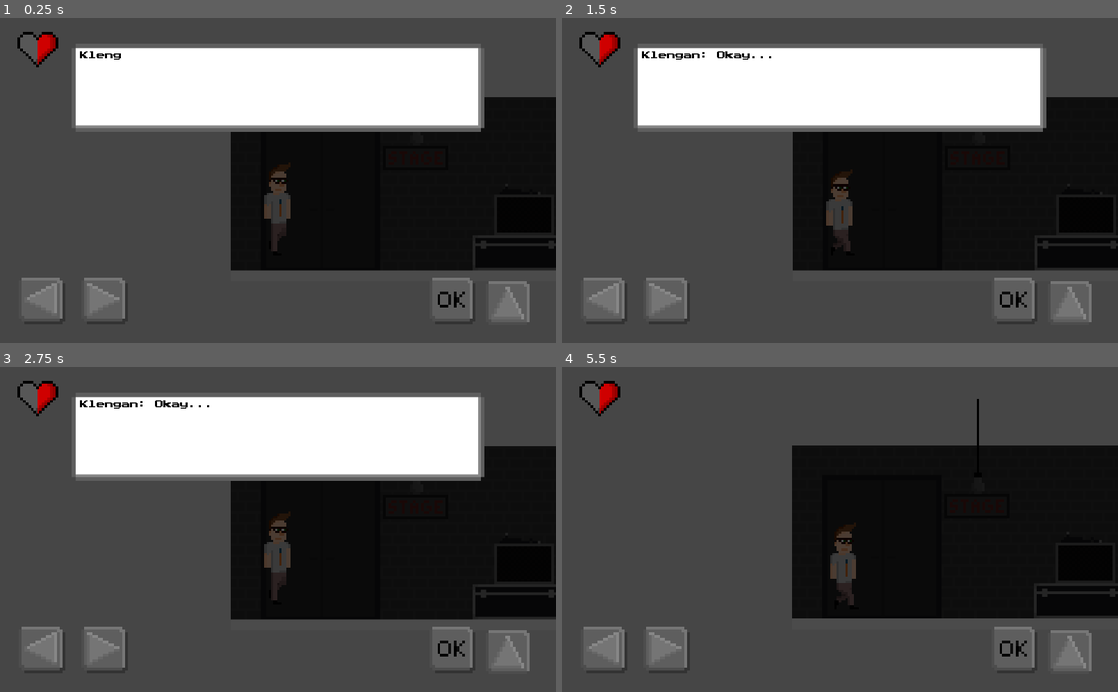
Above: before the commit, frames 1-4 (two rows, left to right).
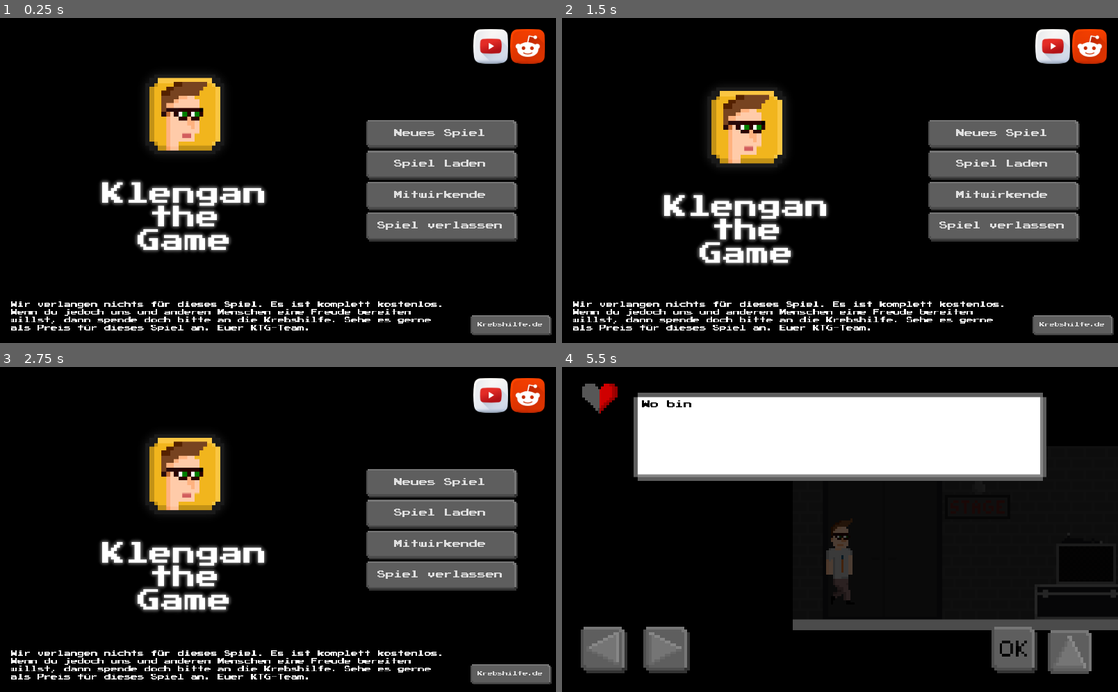
Above: after the commit, the same moments.

Repository: klenganthegame/KlenganTheGame
Game: Godot game, scene res://scenes/Menu.tscn
Two runs of this game, one before a commit and one after it. Both use one fixed random seed, a clock stepped at 60 frames per second and the inputs below. Before the commit the project starts from res://level/1/Level1.tscn.
Inputs (mouse positions are in pixels of both pictures, inside the frame that each line leads up to):
- Up to frame 1 (0.25 s): no input
- Up to frame 2 (1.5 s): click (1001, 196) at 0.5 s, where only the run after the commit has a clickable "Mitwirkende"; click (1051, 50) at 1.27 s
- Up to frame 3 (2.75 s): click (528, 399) at 2.02 s
- Up to frame 4 (5.5 s): click (1073, 675) at 2.75 s, where only the run after the commit has a clickable "Krebshilfe.de"; click (1001, 484) at 3.5 s, where only the run after the commit has a clickable "Neues Spiel"; hold E (accept) 4.28-5.03 s; hold D (walk_right) from 4.28 s (still down); tap Space (jump) at 4.52, 5.27 s; tap Enter at 5 s; tap E (accept) at 5.1 s

The runs differ from the first frame. In frame 1, 82% of the frame differs, in the area x 0-100%, y 0-100%; in frame 2, 82%; in frame 3, 82%; in frame 4, 66%.

Commit message:
reuploaded new files

Diff:
--- /dev/null
+++ b/objects/player/CanvasLayer.gd
@@ -0,0 +1,27 @@
+extends CanvasLayer
+
+func _ready():
+	pass
+
+
+func _on_Pause_pressed():
+	$PauseMenu.play("in")
+	pass # Replace with function body.
+
+
+func _on_Back_pressed():
+	$PauseMenu.play("out")
+	pass # Replace with function body.
+
+
+func _on_Save_pressed():
+	pass # Replace with function body.
+
+
+func _on_Settings_pressed():
+	pass # Replace with function body.
+
+
+func _on_BackToMenu_pressed():
+	get_tree().change_scene(SCENES.Menu)
+	pass # Replace with function body.
--- a/project.godot
+++ b/project.godot
@@ -39,7 +39,7 @@
 [application]
 
 config/name="KlenganTheGame"
-run/main_scene="res://level/1/Level1.tscn"
+run/main_scene="res://scenes/Menu.tscn"
 boot_splash/image="res://resources/bootsplash/bootsplash.png"
 boot_splash/bg_color=Color( 0, 0, 0, 1 )
 config/icon="res://resources/icons/icon.png"
@@ -47,11 +47,12 @@
 [autoload]
 
 AudioHandler="*res://scripts/audiohandler.gd"
+SCENES="*res://scripts/scene_paths.gd"
 
 [display]
 
 window/stretch/mode="2d"
-window/stretch/aspect="keep"
+window/stretch/aspect="keep_height"
 
 [editor_plugins]
 
@@ -92,6 +93,4 @@
 
 [rendering]
 
-vram_compression/import_etc=true
-environment/default_clear_color=Color( 0.278431, 0.278431, 0.278431, 1 )
-environment/default_environment="res://default_env.tres"
+environment/default_clear_color=Color( 0, 0, 0, 1 )
--- a/resources/ktg_theme.tres
+++ b/resources/ktg_theme.tres
@@ -1,12 +1,13 @@
-[gd_resource type="Theme" load_steps=11 format=2]
+[gd_resource type="Theme" load_steps=13 format=2]
 
 [ext_resource path="res://resources/sprites/ui/theme/button_for_menu_disabled.png" type="Texture" id=1]
-[ext_resource path="res://resources/sprites/ui/theme/button_for_menu_hover.png" type="Texture" id=2]
-[ext_resource path="res://resources/sprites/ui/theme/button_for_menu.png" type="Texture" id=3]
-[ext_resource path="res://resources/sprites/ui/theme/button_for_menu_pressed.png" type="Texture" id=4]
-[ext_resource path="res://resources/font/PressStart2P.ttf" type="DynamicFontData" id=5]
+[ext_resource path="res://resources/sprites/ui/theme/button_for_menu_selected.png" type="Texture" id=2]
+[ext_resource path="res://resources/sprites/ui/theme/button_for_menu_hover.png" type="Texture" id=3]
+[ext_resource path="res://resources/sprites/ui/theme/button_for_menu.png" type="Texture" id=4]
+[ext_resource path="res://resources/sprites/ui/theme/button_for_menu_pressed.png" type="Texture" id=5]
+[ext_resource path="res://resources/font/PressStart2P.ttf" type="DynamicFontData" id=6]
 
-[sub_resource type="StyleBoxTexture" id=9]
+[sub_resource type="StyleBoxTexture" id=1]
 texture = ExtResource( 1 )
 region_rect = Rect2( 0, 0, 102, 102 )
 margin_left = 17.0
@@ -14,7 +15,7 @@
 margin_top = 17.0
 margin_bottom = 21.0
 
-[sub_resource type="StyleBoxTexture" id=8]
+[sub_resource type="StyleBoxTexture" id=2]
 texture = ExtResource( 2 )
 region_rect = Rect2( 0, 0, 102, 102 )
 margin_left = 17.0
@@ -22,7 +23,7 @@
 margin_top = 17.0
 margin_bottom = 21.0
 
-[sub_resource type="StyleBoxTexture" id=7]
+[sub_resource type="StyleBoxTexture" id=3]
 texture = ExtResource( 3 )
 region_rect = Rect2( 0, 0, 102, 102 )
 margin_left = 17.0
@@ -30,27 +31,35 @@
 margin_top = 17.0
 margin_bottom = 21.0
 
-[sub_resource type="StyleBoxTexture" id=10]
+[sub_resource type="StyleBoxTexture" id=4]
 texture = ExtResource( 4 )
+region_rect = Rect2( 0, 0, 102, 102 )
+margin_left = 17.0
+margin_right = 23.0
+margin_top = 17.0
+margin_bottom = 21.0
+
+[sub_resource type="StyleBoxTexture" id=5]
+texture = ExtResource( 5 )
 region_rect = Rect2( 0, -1, 104, 106 )
 margin_left = 20.6611
 margin_right = 16.9917
 margin_top = 30.4756
 margin_bottom = 23.7336
 
-[sub_resource type="DynamicFont" id=1]
-font_data = ExtResource( 5 )
+[sub_resource type="DynamicFont" id=6]
+font_data = ExtResource( 6 )
 
 [resource]
-default_font = SubResource( 1 )
+default_font = SubResource( 6 )
 Button/colors/font_color = Color( 0.878431, 0.878431, 0.878431, 1 )
 Button/colors/font_color_disabled = Color( 0.9, 0.9, 0.9, 0.2 )
 Button/colors/font_color_hover = Color( 0.941176, 0.941176, 0.941176, 1 )
 Button/colors/font_color_pressed = Color( 1, 1, 1, 1 )
 Button/constants/hseparation = -2
 Button/fonts/font = null
-Button/styles/disabled = SubResource( 9 )
-Button/styles/focus = null
-Button/styles/hover = SubResource( 8 )
-Button/styles/normal = SubResource( 7 )
-Button/styles/pressed = SubResource( 10 )
+Button/styles/disabled = SubResource( 1 )
+Button/styles/focus = SubResource( 2 )
+Button/styles/hover = SubResource( 3 )
+Button/styles/normal = SubResource( 4 )
+Button/styles/pressed = SubResource( 5 )
--- /dev/null
+++ b/resources/shader/blur.shader
@@ -0,0 +1,8 @@
+shader_type canvas_item;
+
+uniform float amount : hint_range(0.0, 5.0);
+
+void fragment() {
+	// texture(textureLod(SCREEN_TEXTURE, SCREEN_UV, amount), SCREEN_UV);
+	COLOR.rgb = textureLod(SCREEN_TEXTURE, SCREEN_UV, amount).rgb;
+}
--- a/scenes/GameOver.gd
+++ b/scenes/GameOver.gd
@@ -11,4 +11,5 @@
 
 
 func _on_Menu_pressed():
+	get_tree().change_scene(SCENES.Menu)
 	pass # Replace with function body.
--- /dev/null
+++ b/scenes/Krebshilfe.gd
@@ -0,0 +1,9 @@
+extends Control
+
+func _ready():
+	pass
+
+
+func _on_LinkButton_pressed():
+	OS.shell_open("https://www.krebshilfe.de/spenden-und-aktiv-werden/spenden-service/jetzt-spenden/")
+	pass # Replace with function body.
--- /dev/null
+++ b/scenes/Krebshilfe.tscn
@@ -0,0 +1,34 @@
+[gd_scene load_steps=2 format=2]
+
+[ext_resource path="res://scenes/Krebshilfe.gd" type="Script" id=1]
+
+[node name="Krebshilfe" type="Control"]
+anchor_right = 1.0
+margin_bottom = 98.0
+script = ExtResource( 1 )
+
+[node name="LinkButton" type="Button" parent="."]
+anchor_left = 1.0
+anchor_top = 0.5
+anchor_right = 1.0
+anchor_bottom = 0.5
+margin_left = -165.728
+margin_top = -11.0
+margin_right = 82.2721
+margin_bottom = 51.0
+rect_scale = Vector2( 0.6, 0.6 )
+text = "Krebshilfe.de"
+
+[node name="Label" type="Label" parent="."]
+anchor_top = 0.5
+anchor_bottom = 0.5
+margin_left = 30.0
+margin_top = -36.5
+margin_right = 1054.0
+margin_bottom = 36.5
+rect_scale = Vector2( 0.8, 0.8 )
+text = "Wir verlangen nichts für dieses Spiel. Es ist komplett kostenlos.
+Wenn du jedoch uns und anderen Menschen eine Freude bereiten
+willst, dann spende doch bitte an die Krebshilfe. Sehe es gerne
+als Preis für dieses Spiel an. Euer KTG-Team."
+[connection signal="pressed" from="LinkButton" to="." method="_on_LinkButton_pressed"]
--- /dev/null
+++ b/scenes/Menu.gd
@@ -0,0 +1,32 @@
+extends Control
+
+func _ready():
+	$AnimationPlayer.play("idle")
+	pass
+
+
+func _on_NewGame_pressed():
+	get_tree().change_scene(SCENES.Level1)
+	pass # Replace with function body.
+
+
+func _on_LoadGame_pressed():
+	pass # Replace with function body.
+
+
+func _on_Credits_pressed():
+	pass # Replace with function body.
+
+
+func _on_Exit_pressed():
+	#get_tree().change_scene(SCENES.Meni)
+	pass # Replace with function body.
+
+
+func _on_Reddit_pressed():
+	OS.shell_open("https://www.reddit.com/r/Klengan/")
+	pass # Replace with function body.
+
+func _on_Youtube_pressed():
+	OS.shell_open("https://www.youtube.com/channel/UC9N0MRIXnKo03d0mmZ3BwPA")
+	pass # Replace with function body.
--- /dev/null
+++ b/scenes/Menu.tscn
@@ -0,0 +1,109 @@
+[gd_scene load_steps=8 format=2]
+
+[ext_resource path="res://resources/ktg_theme.tres" type="Theme" id=1]
+[ext_resource path="res://scenes/Menu.gd" type="Script" id=2]
+[ext_resource path="res://resources/bootsplash/bootsplash.png" type="Texture" id=3]
+[ext_resource path="res://resources/icons/youtube.png" type="Texture" id=4]
+[ext_resource path="res://resources/icons/reddit.png" type="Texture" id=5]
+[ext_resource path="res://scenes/Krebshilfe.tscn" type="PackedScene" id=6]
+
+[sub_resource type="Animation" id=1]
+resource_name = "idle"
+length = 4.0
+loop = true
+tracks/0/type = "value"
+tracks/0/path = NodePath("Splash:rect_position")
+tracks/0/interp = 2
+tracks/0/loop_wrap = true
+tracks/0/imported = false
+tracks/0/enabled = true
+tracks/0/keys = {
+"times": PoolRealArray( 0, 2 ),
+"transitions": PoolRealArray( 1, 1 ),
+"update": 0,
+"values": [ Vector2( 60.421, 30 ), Vector2( 60.421, 60 ) ]
+}
+
+[node name="Menu" type="Control"]
+anchor_right = 1.0
+anchor_bottom = 1.0
+theme = ExtResource( 1 )
+script = ExtResource( 2 )
+
+[node name="Splash" type="TextureRect" parent="."]
+margin_left = 60.421
+margin_top = 30.9305
+margin_right = 860.421
+margin_bottom = 630.931
+rect_scale = Vector2( 0.7, 0.7 )
+texture = ExtResource( 3 )
+
+[node name="VBoxContainer" type="VBoxContainer" parent="."]
+editor/display_folded = true
+anchor_left = 1.0
+anchor_right = 1.0
+anchor_bottom = 1.0
+margin_left = -350.0
+margin_right = -70.0
+alignment = 1
+
+[node name="NewGame" type="Button" parent="VBoxContainer"]
+margin_top = 186.0
+margin_right = 280.0
+margin_bottom = 240.0
+focus_neighbour_top = NodePath("../Exit")
+text = "Neues Spiel"
+
+[node name="LoadGame" type="Button" parent="VBoxContainer"]
+margin_top = 244.0
+margin_right = 280.0
+margin_bottom = 298.0
+text = "Spiel Laden"
+
+[node name="Credits" type="Button" parent="VBoxContainer"]
+margin_top = 302.0
+margin_right = 280.0
+margin_bottom = 356.0
+text = "Mitwirkende"
+
+[node name="Exit" type="Button" parent="VBoxContainer"]
+margin_top = 360.0
+margin_right = 280.0
+margin_bottom = 414.0
+focus_neighbour_bottom = NodePath("../NewGame")
+text = "Spiel verlassen"
+
+[node name="HBoxContainer" type="HBoxContainer" parent="."]
+anchor_left = 1.0
+anchor_right = 1.0
+margin_left = -152.0
+margin_top = 20.0
+margin_right = -20.0
+margin_bottom = 95.0
+alignment = 1
+
+[node name="Youtube" type="TextureButton" parent="HBoxContainer"]
+margin_right = 64.0
+margin_bottom = 75.0
+texture_normal = ExtResource( 4 )
+
+[node name="Reddit" type="TextureButton" parent="HBoxContainer"]
+margin_left = 68.0
+margin_right = 132.0
+margin_bottom = 75.0
+texture_normal = ExtResource( 5 )
+
+[node name="AnimationPlayer" type="AnimationPlayer" parent="."]
+anims/idle = SubResource( 1 )
+
+[node name="Krebshilfe" parent="." instance=ExtResource( 6 )]
+margin_left = -10.0
+margin_top = 503.0
+margin_right = 9.0
+margin_bottom = 616.0
+[connection signal="pressed" from="VBoxContainer/NewGame" to="." method="_on_NewGame_pressed"]
+[connection signal="pressed" from="VBoxContainer/LoadGame" to="." method="_on_LoadGame_pressed"]
+[connection signal="pressed" from="VBoxContainer/Credits" to="." method="_on_Credits_pressed"]
+[connection signal="pressed" from="VBoxContainer/Exit" to="." method="_on_Exit_pressed"]
+[connection signal="pressed" from="HBoxContainer/Youtube" to="." method="_on_Youtube_pressed"]
+[connection signal="pressed" from="HBoxContainer/Reddit" to="." method="_on_Reddit_pressed"]
--- /dev/null
+++ b/scripts/scene_paths.gd
@@ -0,0 +1,6 @@
+extends Node
+
+const Menu = "res://scenes/Menu.tscn"
+const GameOver = "res://scenes/GameOver.tscn"
+
+const Level1 = "res://level/1/Level1.tscn"
Binary file added: resources/icons/reddit.png
Not shown, changed: resources/icons/reddit.png.import
Binary file added: resources/icons/youtube.png
Not shown, changed: resources/icons/youtube.png.import
Binary file added: resources/shader/white.png
Not shown, changed: resources/shader/white.png.import
Binary file changed: resources/sprites/ui/theme/button_for_menu_selected.png
Binary file added: sprites/test/heart_light.png
Not shown, changed: sprites/test/heart_light.png.import
Binary file added: sprites/test/stabilodash.png
Not shown, changed: sprites/test/stabilodash.png.import
Binary file added: sprites/test/stabilodash_full.png
(and 2 more such lines)
